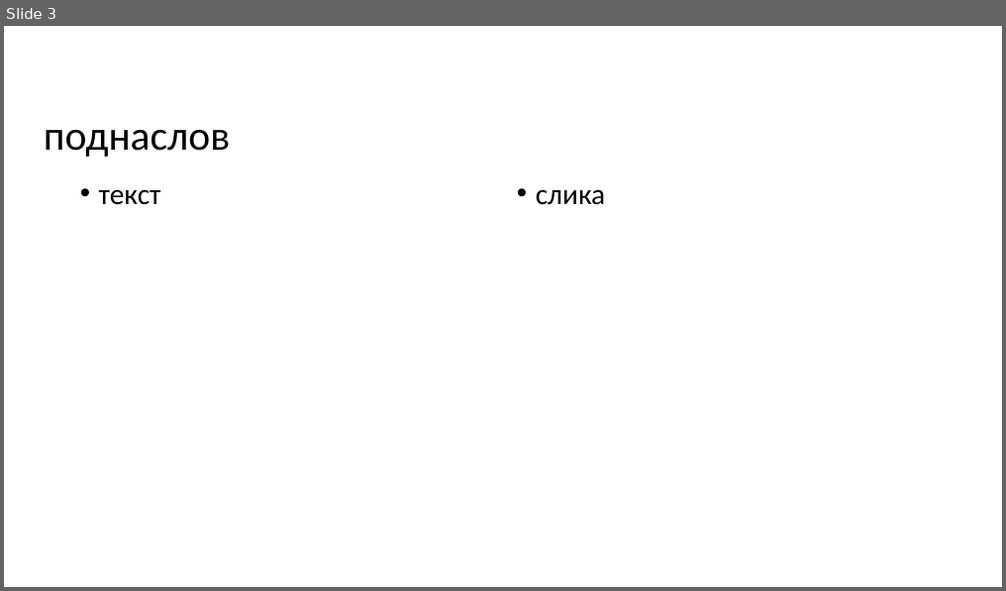
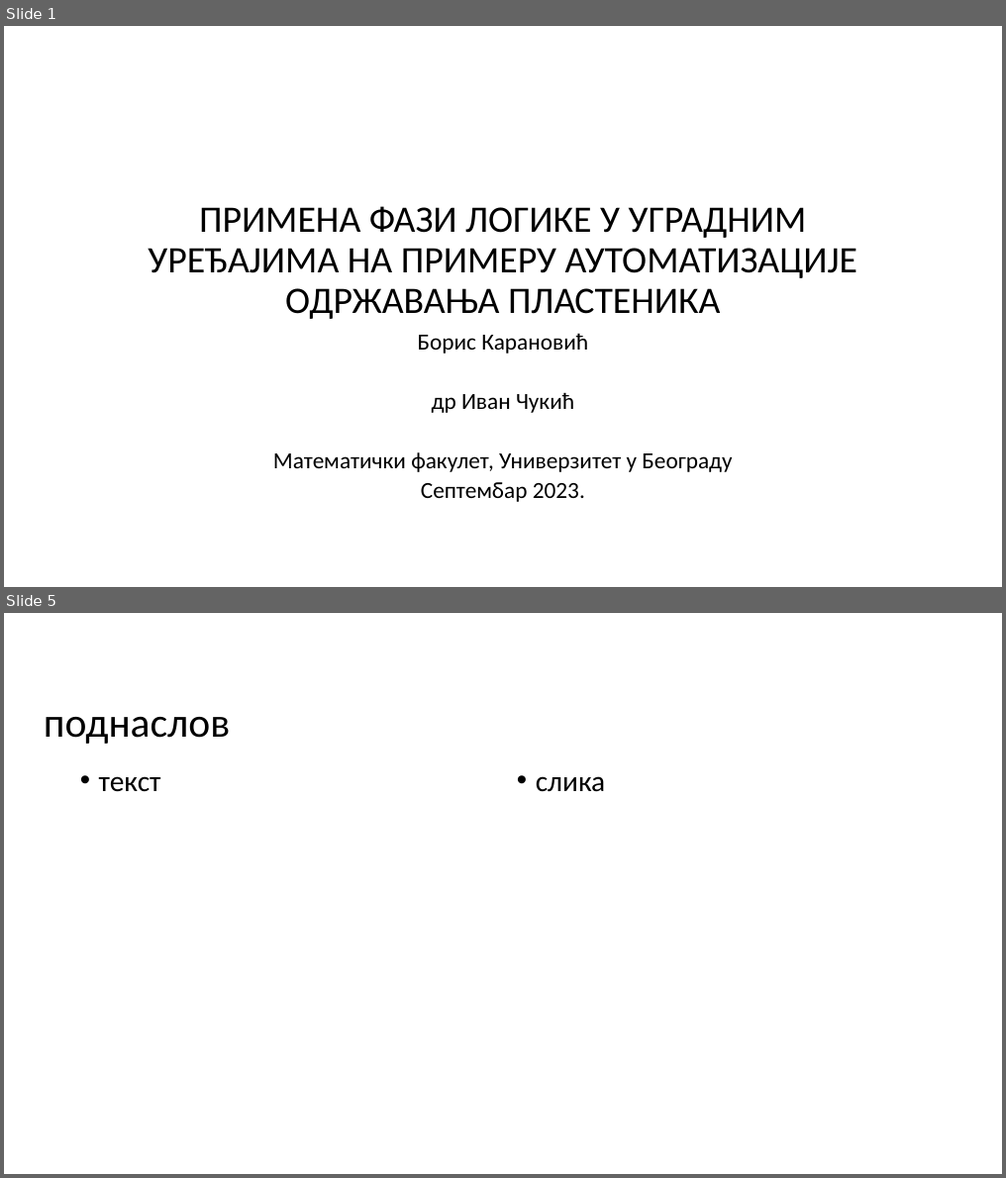
Before and after one commit to bozzano101/FuzzyGreenhouse, a slide deck: Presentation/Presentation.pptx. Shown one above the other, each under a label of ours: slide 3 before the commit, slides 1 and 5 after it; the slides between them are not shown. The pictures are 1006x591 and 1006x1178 pixels, drawn with LibreOffice and Linux fonts; fonts in the diff are those of the drawing; background and template pictures are left out. Boxes give left, top, right and bottom in pixels: in the first picture for what was removed or moved away, otherwise in the second. Text is boxed around its words. In the diff, an @@ line names an element or a change of style, - is before the commit and + after.

```diff
--- a/Presentation/Presentation.pptx
+++ b/Presentation/Presentation.pptx
@@ slide 1 added at (4,26,1002,587), background #FFFFFF @@
@@ title added at (148,206,857,319), 36 pt, text #000000 @@
+ПРИМЕНА ФАЗИ ЛОГИКЕ У УГРАДНИМ УРЕЂАJИМА НА ПРИМЕРУ АУТОМАТИЗАЦИJЕ ОДРЖАВАЊА ПЛАСТЕНИКА
@@ subtitle added at (273,333,732,502), 22.2 pt, text #000000 @@
+Борис Карановић
+др Иван Чукић
+Математички факулет, Универзитет у Београду
+Септембар 2023.
@@ what was slide 3 is now slide 5 @@
```
Also in this commit, not shown: 3 other slides added, 2 slides removed.
